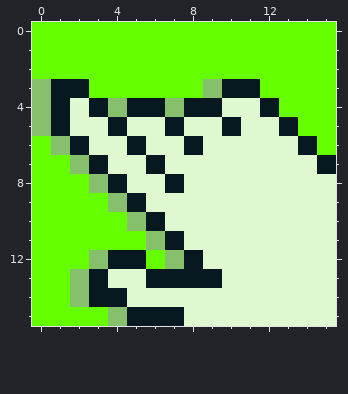
Two versions of one pixel-art sprite, assets/sprites/Hand.png. Above: the version before the commit.
The file is 16x16 pixels.
The same view after the edit:
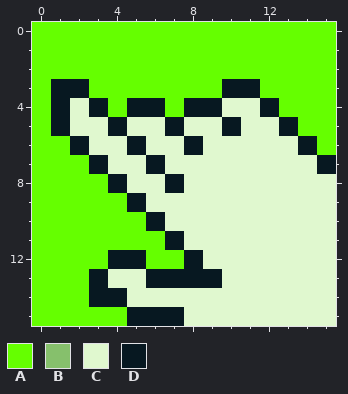
Palette (. is transparent): A #65ff00  B #86c06c  C #e0f8cf  D #071821
Diff:
@@ x 0..15 @@
  2 AAAAAAAAAAAAAAAA
- 3 BDDAAAAAABDDAAAA
- 4 BDCDBDDBDDCCDAAA
- 5 BDCCDCCDCCDCCDAA
- 6 ABDCCDCCDCCCCCDA
- 7 AABDCCDCCCCCCCCD
- 8 AAABDCCDCCCCCCCC
- 9 AAAABDCCCCCCCCCC
-10 AAAAABDCCCCCCCCC
-11 AAAAAABDCCCCCCCC
-12 AAABDDABDCCCCCCC
-13 AABDCCDDDDCCCCCC
-14 AABDDCCCCCCCCCCC
-15 AAAABDDDCCCCCCCC
+ 3 ADDAAAAAAADDAAAA
+ 4 ADCDADDADDCCDAAA
+ 5 ADCCDCCDCCDCCDAA
+ 6 AADCCDCCDCCCCCDA
+ 7 AAADCCDCCCCCCCCD
+ 8 AAAADCCDCCCCCCCC
+ 9 AAAAADCCCCCCCCCC
+10 AAAAAADCCCCCCCCC
+11 AAAAAAADCCCCCCCC
+12 AAAADDAADCCCCCCC
+13 AAADCCDDDDCCCCCC
+14 AAADDCCCCCCCCCCC
+15 AAAAADDDCCCCCCCC
Changed places in both pictures, as pixel boxes (x1, y1, x2, y2):
changed: (32, 79, 222, 326)
